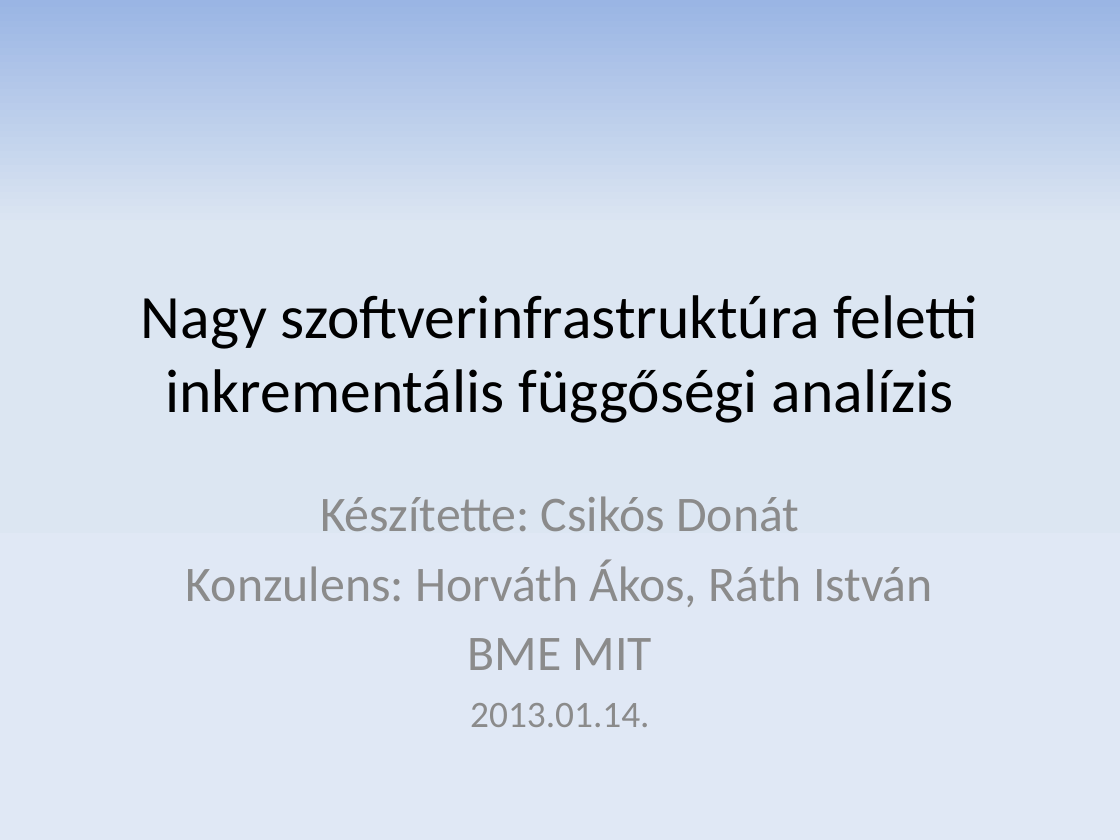
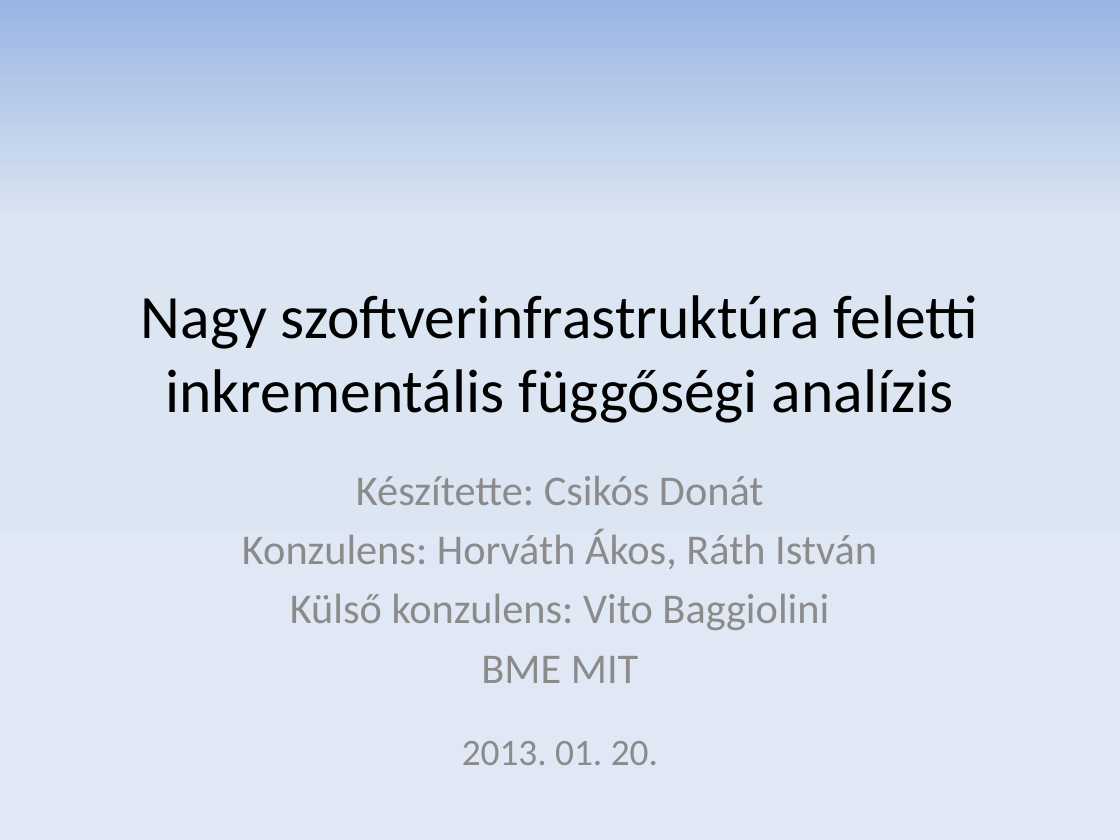
Before and after one commit to donat/incquery-deps, a slide deck: slide 1 of incquery-deps-thesis/presentation/zv_csikos_donat.pptx. Drawn at 1120x840 pixels with LibreOffice and Linux fonts; fonts in the diff are those of the drawing. Boxes give left, top, right and bottom in pixels: in the first picture for what was removed or moved away, otherwise in the second. Text is boxed around its words. In the diff, an @@ line names an element or a change of style, - is before the commit and + after.

Commit message:
kulso konzulens hozzadva. Biralok kerdesei hozzaadva

```diff
--- a/incquery-deps-thesis/presentation/zv_csikos_donat.pptx
+++ b/incquery-deps-thesis/presentation/zv_csikos_donat.pptx
@@ subtitle "Készítette: Csikós Donát": place and size @@
-subtitle "Készítette: Csikós Donát" at box(186, 496, 933, 670)
+subtitle "Készítette: Csikós Donát" at box(242, 475, 877, 683)
@@ subtitle at box(242, 475, 877, 683): size 32 to 27.2 pt in "Készítette: Csikós Donát", "Konzulens: Horváth Ákos, Ráth István", "BME MIT" @@
@@ subtitle at box(290, 593, 829, 630): paragraph added @@
+Külső konzulens: Vito Baggiolini
@@ text at box(462, 741, 658, 765): text changed @@
-2013.01.14.
+2013. 01. 20.
```
Also in this commit, not shown: 3 other slides changed, 4 slides added, 1 other file.
